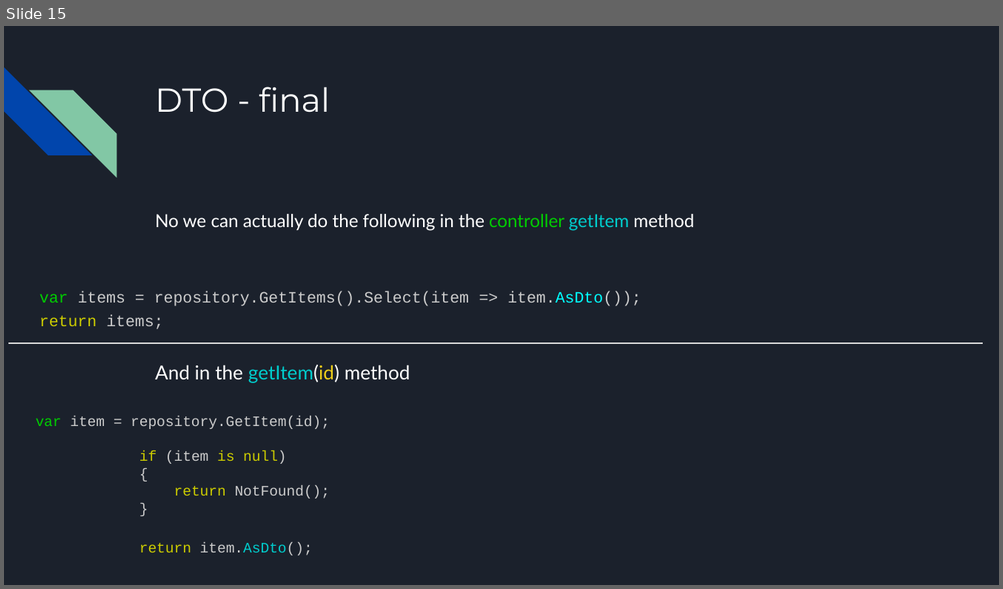
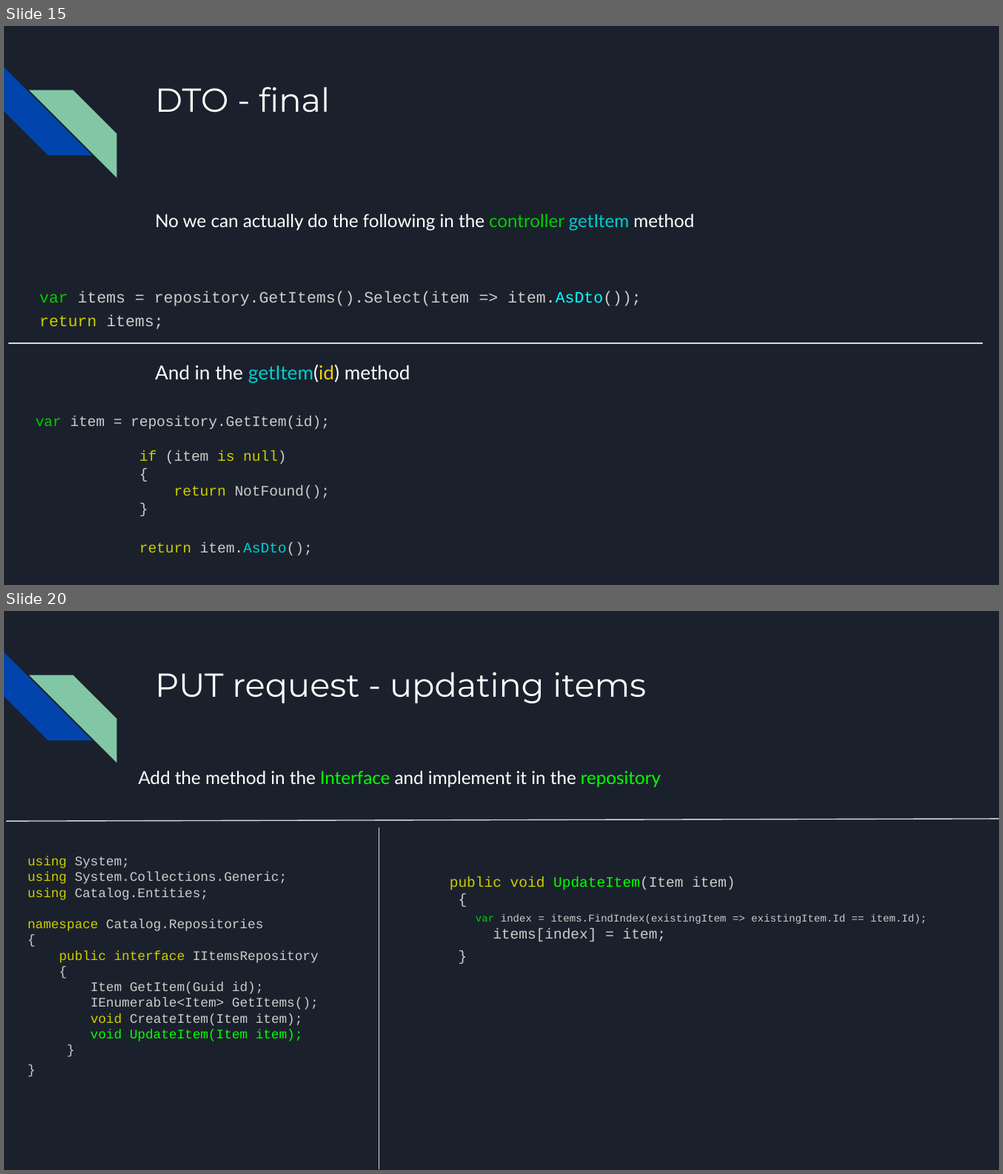
Before and after one commit to kek-Sec/ASP.net-REST-API-GUIDE, a slide deck: ASP.net REST API.pptx. Shown one above the other, each under a label of ours: slide 15 before the commit, slides 15 and 20 after it; the slides between them are not shown. The pictures are 1003x589 and 1003x1174 pixels, drawn with LibreOffice and Linux fonts; fonts in the diff are those of the drawing. Boxes give left, top, right and bottom in pixels: in the first picture for what was removed or moved away, otherwise in the second. Text is boxed around its words. In the diff, an @@ line names an element or a change of style, - is before the commit and + after.

```diff
--- a/ASP.net REST API.pptx
+++ b/ASP.net REST API.pptx
@@ slide 20 added at (x1=4, y1=611, x2=999, y2=1170), background #1B212C; not listed: 2 template elements that a slide beside it also shows @@
@@ title added at (x1=155, y1=672, x2=646, y2=703), 24 pt, text #FFFFFF @@
+PUT request - updating items
@@ text added at (x1=138, y1=771, x2=660, y2=787), 13 pt, text #FFFFFF @@
+Add the method in the Interface and implement it in the repository
@@ line added from (999, 819) to (6, 821), #D9D9D9 0.75 pt @@
@@ line added from (379, 828) to (379, 1170), #D9D9D9 0.75 pt @@
@@ text added at (x1=28, y1=857, x2=318, y2=1042), 9.5 pt, text #CCCCCC @@
+using System;
+using System.Collections.Generic;
+using Catalog.Entities;
+namespace Catalog.Repositories
+{
+public interface IItemsRepository
+{
+Item GetItem(Guid id);
+IEnumerable<Item> GetItems();
+void CreateItem(Item item);
+void UpdateItem(Item item);
+}
+}
@@ text added at (x1=449, y1=877, x2=926, y2=942), 7.5 pt, text #CCCCCC @@
+public void UpdateItem(Item item)
+{
+var index = items.FindIndex(existingItem => existingItem.Id == item.Id);
+items[index] = item;
+}
```
Also in this commit, not shown: 1 slide changed, 8 other slides added, 1 other file.
